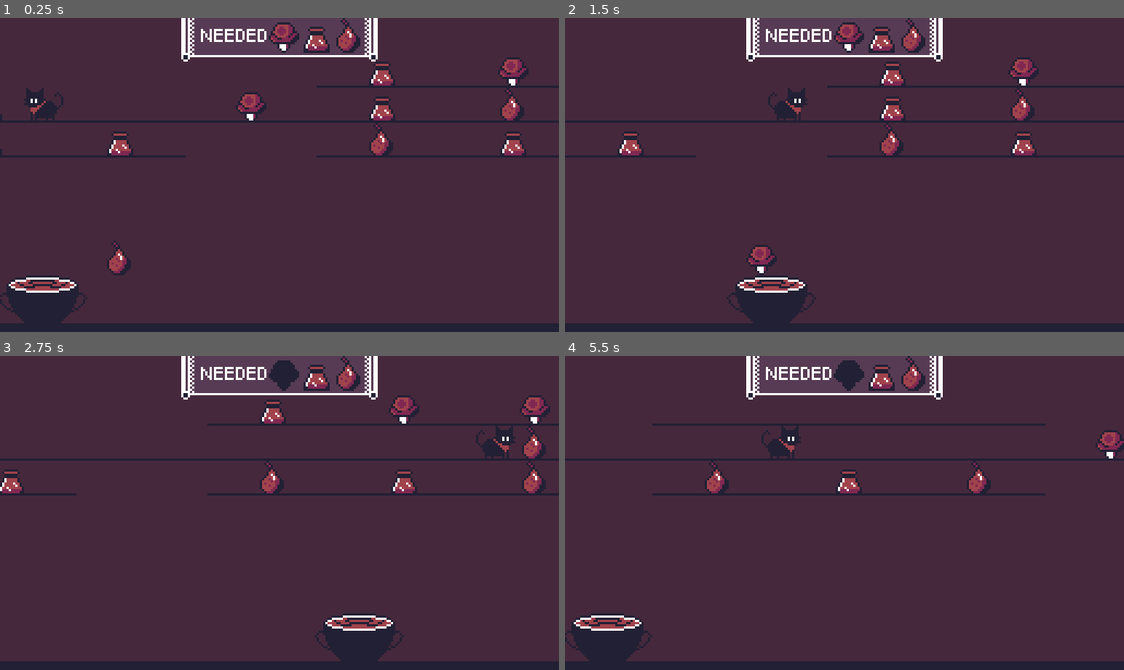
Above: before the commit, frames 1-4 (two rows, left to right).
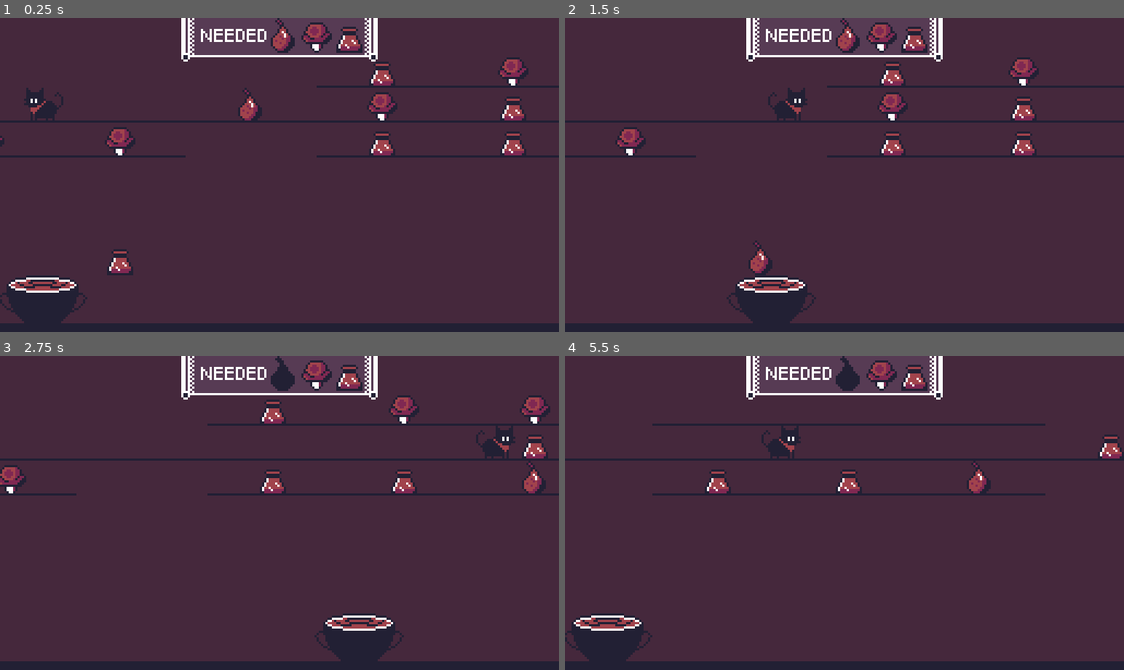
Above: after the commit, the same moments.

Repository: Bazooh/BlackCatJam
Game: Godot game, scene res://level/level.tscn
Same seed, same stepped clock (60 frames per second), same inputs: the game is played once before the commit and once after it.
Inputs:
- Up to frame 1 (0.25 s): no input
- Up to frame 2 (1.5 s): hold Right (right) 0.53-1.28 s; hold S (down) from 1.28 s (still down)
- Up to frame 3 (2.75 s): release S (down) at 2.03 s; hold Right (right) from 2.03 s (still down)
- Up to frame 4 (5.5 s): release Right (right) at 2.78 s; hold W (up) 2.78-3.53 s; hold A (left) 3.53-5.03 s; hold S (down) from 5.03 s (still down)

The runs differ from the first frame. In frame 1, 2.7% of the frame differs, in the area x 0-95%, y 0-82%; in frame 2, 2.5%; in frame 3, 1.6%; in frame 4, 1.4%.

Commit message:
ingredient type + better random ingredient generation

Diff:
--- /dev/null
+++ b/entities/items/ingredient.gd
@@ -0,0 +1,5 @@
+class_name Ingredient extends Item
+
+
+enum Type {Pear, Bottle, Mushroom}
+@export var type: Type
--- /dev/null
+++ b/entities/items/ingredient.tscn
@@ -0,0 +1,12 @@
+[gd_scene load_steps=4 format=3 uid="uid://dxim7lnrsikvr"]
+
+[ext_resource type="PackedScene" uid="uid://dmjvmc6ltdaiu" path="res://entities/items/item.tscn" id="1_ddl0e"]
+[ext_resource type="Script" path="res://entities/items/ingredient.gd" id="2_k4oml"]
+[ext_resource type="Script" path="res://entities/items/witch_effects/ingredient_effect.gd" id="2_lj002"]
+
+[node name="Ingredient" instance=ExtResource("1_ddl0e")]
+script = ExtResource("2_k4oml")
+type = 0
+
+[node name="IngredientEffect" type="Node" parent="WitchEffects" index="0"]
+script = ExtResource("2_lj002")
--- a/entities/items/item.tscn
+++ b/entities/items/item.tscn
@@ -1,9 +1,8 @@
-[gd_scene load_steps=7 format=3 uid="uid://dmjvmc6ltdaiu"]
+[gd_scene load_steps=6 format=3 uid="uid://dmjvmc6ltdaiu"]
 
 [ext_resource type="Script" path="res://entities/items/item.gd" id="1_ul5h1"]
 [ext_resource type="Texture2D" uid="uid://dhd4e4hp1ss21" path="res://art/Ingredients.png" id="2_yea6j"]
 [ext_resource type="Script" path="res://entities/items/cat_effects/drop.gd" id="3_kghsp"]
-[ext_resource type="Script" path="res://entities/items/witch_effects/ingredient.gd" id="4_7tkg1"]
 
 [sub_resource type="AtlasTexture" id="AtlasTexture_4s7eb"]
 atlas = ExtResource("2_yea6j")
@@ -32,7 +31,4 @@
 [node name="WitchEffects" type="Node" parent="."]
 unique_name_in_owner = true
 
-[node name="Ingredient" type="Node" parent="WitchEffects"]
-script = ExtResource("4_7tkg1")
-
 [connection signal="area_entered" from="." to="." method="_on_area_entered"]
--- a/entities/items/witch_effects/ingredient.gd
+++ /dev/null
@@ -1,8 +0,0 @@
-class_name Ingredient extends Effect
-
-enum IngredientType {Pear, Bottle, Mushroom}
-@export var ingredient : IngredientType
-
-func _activate() -> void:
-	witch.collect_ingredient(ingredient)
-	item.queue_free()
--- /dev/null
+++ b/entities/items/witch_effects/ingredient_effect.gd
@@ -0,0 +1,6 @@
+class_name IngredientEffect extends Effect
+
+
+func _activate() -> void:
+	witch.collect_ingredient((item as Ingredient).type)
+	item.queue_free()
--- a/entities/witch.gd
+++ b/entities/witch.gd
@@ -4,8 +4,9 @@
 
 @export var speed : float = 100
 
-@export var possible_ingredients : Array[Ingredient.IngredientType] = []
-var recipe : Array[Ingredient.IngredientType] = []
+var ingredients_scene := {}
+var ingredient_types : Array[Ingredient.Type]
+var recipe : Array[Ingredient.Type] = []
 
 var collected = 0
 
@@ -15,10 +16,22 @@
 var min_x : float
 var max_x : float
 
+
+func init_ingredients():
+	for file in DirAccess.get_files_at("res://ingredients"):
+		var ingredient: PackedScene = load("res://ingredients/" + file)
+		var type: Ingredient.Type = ingredient.instantiate().type
+		ingredient_types.append(type)
+		ingredients_scene[type] = ingredient
+
+	print(ingredient_types)
+
+
 func _ready():
 	min_x = size / 2
 	max_x = edge_x - size / 2
 
+	init_ingredients()
 	create_recipe()
 
 func _process(delta):
@@ -29,13 +42,13 @@
 func create_recipe():
 	recipe = []
 	for i in range(3):
-		var random_ingredient = possible_ingredients.pick_random()
+		var random_ingredient: Ingredient.Type = ingredient_types.pick_random()
 		recipe.append(random_ingredient)
 	collected = 0
 	on_recipe_update.emit(recipe, collected)
 
 
-func collect_ingredient(type: Ingredient.IngredientType):
+func collect_ingredient(type: Ingredient.Type):
 	if not recipe:
 		return
 
--- /dev/null
+++ b/ingredients/bottle.tscn
@@ -0,0 +1,13 @@
+[gd_scene load_steps=3 format=3 uid="uid://dia2iuqo4bthw"]
+
+[ext_resource type="PackedScene" uid="uid://dxim7lnrsikvr" path="res://entities/items/ingredient.tscn" id="1_o7786"]
+[ext_resource type="Texture2D" uid="uid://dhd4e4hp1ss21" path="res://art/Ingredients.png" id="2_eqoxa"]
+
+[node name="Bottle" instance=ExtResource("1_o7786")]
+type = 1
+
+[node name="Sprite" parent="." index="0"]
+texture = ExtResource("2_eqoxa")
+hframes = 2
+vframes = 3
+frame = 2
--- /dev/null
+++ b/ingredients/mushroom.tscn
@@ -0,0 +1,13 @@
+[gd_scene load_steps=3 format=3 uid="uid://qip1sys6vkfu"]
+
+[ext_resource type="PackedScene" uid="uid://dxim7lnrsikvr" path="res://entities/items/ingredient.tscn" id="1_01lf5"]
+[ext_resource type="Texture2D" uid="uid://dhd4e4hp1ss21" path="res://art/Ingredients.png" id="2_bsoye"]
+
+[node name="Mushroom" instance=ExtResource("1_01lf5")]
+type = 2
+
+[node name="Sprite" parent="." index="0"]
+texture = ExtResource("2_bsoye")
+hframes = 2
+vframes = 3
+frame = 4
--- /dev/null
+++ b/ingredients/pear.tscn
@@ -0,0 +1,11 @@
+[gd_scene load_steps=3 format=3 uid="uid://d35b68j76br4u"]
+
+[ext_resource type="PackedScene" uid="uid://dxim7lnrsikvr" path="res://entities/items/ingredient.tscn" id="1_6fi74"]
+[ext_resource type="Texture2D" uid="uid://dhd4e4hp1ss21" path="res://art/Ingredients.png" id="2_dk8uo"]
+
+[node name="Pear" instance=ExtResource("1_6fi74")]
+
+[node name="Sprite" parent="." index="0"]
+texture = ExtResource("2_dk8uo")
+hframes = 2
+vframes = 3
--- a/item_instances/bottle.tscn
+++ /dev/null
@@ -1,16 +0,0 @@
-[gd_scene load_steps=4 format=3 uid="uid://duet7eucqqlxu"]
-
-[ext_resource type="PackedScene" uid="uid://dmjvmc6ltdaiu" path="res://entities/items/item.tscn" id="1_8bfcu"]
-[ext_resource type="Texture2D" uid="uid://dhd4e4hp1ss21" path="res://art/Ingredients.png" id="2_eqoxa"]
-
-[sub_resource type="AtlasTexture" id="AtlasTexture_uf8k1"]
-atlas = ExtResource("2_eqoxa")
-region = Rect2(0, 16, 16, 16)
-
-[node name="Bottle" instance=ExtResource("1_8bfcu")]
-
-[node name="Sprite" parent="." index="0"]
-texture = SubResource("AtlasTexture_uf8k1")
-
-[node name="Ingredient" parent="WitchEffects" index="0"]
-ingredient = 1
--- a/item_instances/mushroom.tscn
+++ /dev/null
@@ -1,16 +0,0 @@
-[gd_scene load_steps=4 format=3 uid="uid://cflxxx5gs3ww2"]
-
-[ext_resource type="PackedScene" uid="uid://dmjvmc6ltdaiu" path="res://entities/items/item.tscn" id="1_raypm"]
-[ext_resource type="Texture2D" uid="uid://dhd4e4hp1ss21" path="res://art/Ingredients.png" id="2_wd2wr"]
-
-[sub_resource type="AtlasTexture" id="AtlasTexture_judaa"]
-atlas = ExtResource("2_wd2wr")
-region = Rect2(0, 32, 16, 16)
-
-[node name="Mushroom" instance=ExtResource("1_raypm")]
-
-[node name="Sprite" parent="." index="0"]
-texture = SubResource("AtlasTexture_judaa")
-
-[node name="Ingredient" parent="WitchEffects" index="0"]
-ingredient = 2
--- a/item_instances/pear.tscn
+++ /dev/null
@@ -1,13 +0,0 @@
-[gd_scene load_steps=4 format=3 uid="uid://be2iflssak3lv"]
-
-[ext_resource type="PackedScene" uid="uid://dmjvmc6ltdaiu" path="res://entities/items/item.tscn" id="1_7vwrg"]
-[ext_resource type="Texture2D" uid="uid://dhd4e4hp1ss21" path="res://art/Ingredients.png" id="2_a6g7l"]
-
-[sub_resource type="AtlasTexture" id="AtlasTexture_74bjl"]
-atlas = ExtResource("2_a6g7l")
-region = Rect2(0, 0, 16, 16)
-
-[node name="Pear" instance=ExtResource("1_7vwrg")]
-
-[node name="Sprite" parent="." index="0"]
-texture = SubResource("AtlasTexture_74bjl")
--- a/level/level.tscn
+++ b/level/level.tscn
@@ -18,11 +18,11 @@
 speed = 100.0
 
 [node name="Witch" parent="." instance=ExtResource("2_b1rdj")]
-possible_ingredients = Array[int]([0, 1, 2])
 
-[node name="Platforms" type="Node2D" parent="."]
+[node name="Platforms" type="Node2D" parent="." node_paths=PackedStringArray("witch")]
 script = ExtResource("4_dyxyi")
 platform_density = 0.6
+witch = NodePath("../Witch")
 
 [node name="UI" type="Control" parent="."]
 layout_mode = 3
--- a/level/level_generator.gd
+++ b/level/level_generator.gd
@@ -13,20 +13,13 @@
 
 @export var grid_y_offset: int = 32
 
+@export var witch: Witch
+
 @onready var grid: Array = init_grid()
 @onready var platform_size: float = platform_node.instantiate().get_node("CollisionShape2D").shape.get_rect().size.x
 
-@onready var ingredients: Array = init_ingredients()
-
 var ingredient_nodes: Array = []
 var platforms: Array = []
-
-
-func init_ingredients() -> Array:
-	var _ingredients := []
-	for file in DirAccess.get_files_at("res://item_instances"):
-		_ingredients.append(load("res://item_instances/" + file))
-	return _ingredients
 
 
 func init_grid() -> Array:
@@ -95,6 +88,20 @@
 	return chunk_grid
 
 
+func get_random_ingredient() -> Ingredient:
+	for recipe_ingredient: Ingredient.Type in witch.recipe:
+		var is_in_screen: bool = false
+		for ingredient: Item in ingredient_nodes:
+			if ingredient is Ingredient and ingredient.type == recipe_ingredient:
+				is_in_screen = true
+				break
+
+		if not is_in_screen:
+			return witch.ingredients_scene[recipe_ingredient].instantiate()
+
+	return witch.ingredients_scene.values().pick_random().instantiate()
+
+
 func generate_chunk(idx: int) -> void:
 	var chunk_grid: Array = generate_chunk_grid()
 
@@ -103,11 +110,10 @@
 			grid[idx*chunk_length + x][y] = chunk_grid[x][y]
 
 			if chunk_grid[x][y] and randf() < ingredient_density:
-				var ingredient = ingredients[randi() % ingredients.size()]
-				var instance = ingredient.instantiate()
-				instance.position = Vector2((idx*chunk_length + x) * platform_size, y * 16 + grid_y_offset)
-				ingredient_nodes.append(instance)
-				add_child(instance)
+				var ingredient = get_random_ingredient()
+				ingredient.position = Vector2((idx*chunk_length + x) * platform_size, y * 16 + grid_y_offset)
+				ingredient_nodes.append(ingredient)
+				add_child(ingredient)
 
 
 func move_grid() -> void:
@@ -146,11 +152,16 @@
 
 	if position.x < -chunk_length * platform_size:
 		move_grid()
-		for ingredient_node in ingredient_nodes:
+
+		for ingredient_node in ingredient_nodes.duplicate():
 			if is_instance_valid(ingredient_node):
 				ingredient_node.position.x -= chunk_length * platform_size
-			else:
+				if ingredient_node.position.x < -platform_size:
+					ingredient_node.queue_free()
+
+			if not is_instance_valid(ingredient_node):
 				ingredient_nodes.erase(ingredient_nodes.find(ingredient_node))
+
 		generate_chunk(n_chunks - 1)
 		grid_to_node()
 		position.x += chunk_length * platform_size
--- a/ui/recipe.gd
+++ b/ui/recipe.gd
@@ -11,7 +11,7 @@
 		if child is TextureRect:
 			ingredients.append(child as TextureRect)
 
-func update_ui(recipe: Array[Ingredient.IngredientType], collected: int):
+func update_ui(recipe: Array[Ingredient.Type], collected: int):
 	if not is_node_ready():
 		await ready
 
@@ -29,5 +29,5 @@
 
 
 
-func _on_witch_on_recipe_update(recipe: Array[Ingredient.IngredientType], collected: int):
+func _on_witch_on_recipe_update(recipe: Array[Ingredient.Type], collected: int):
 	update_ui(recipe, collected)
